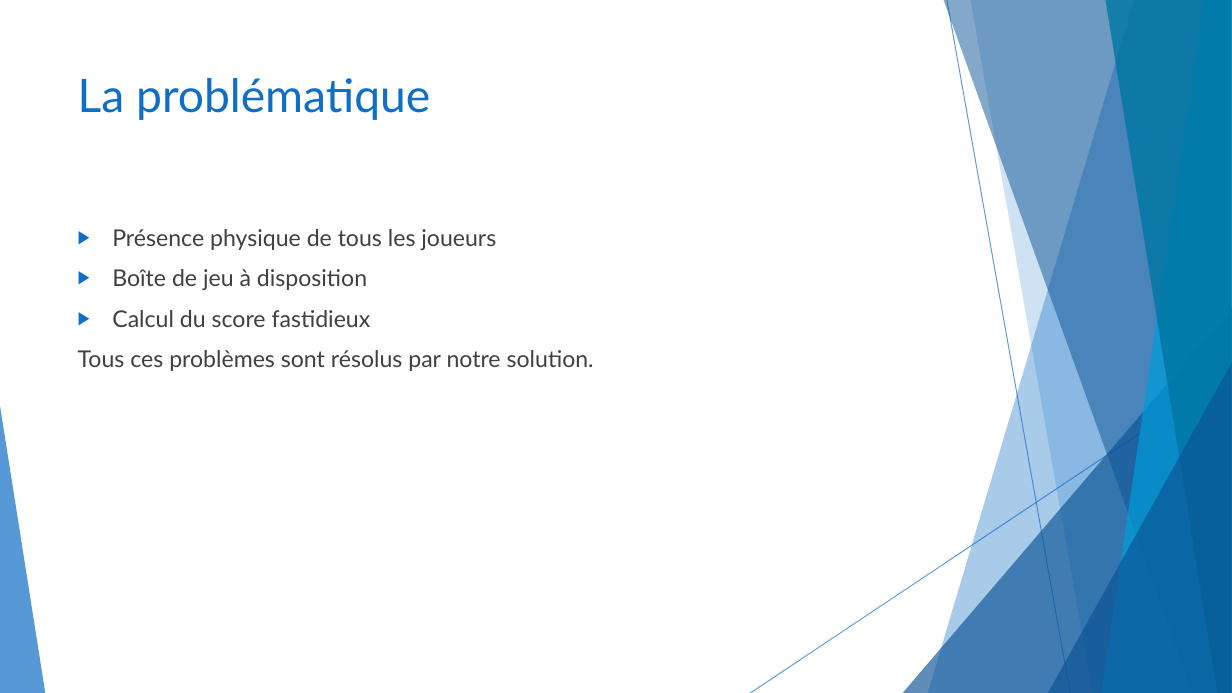
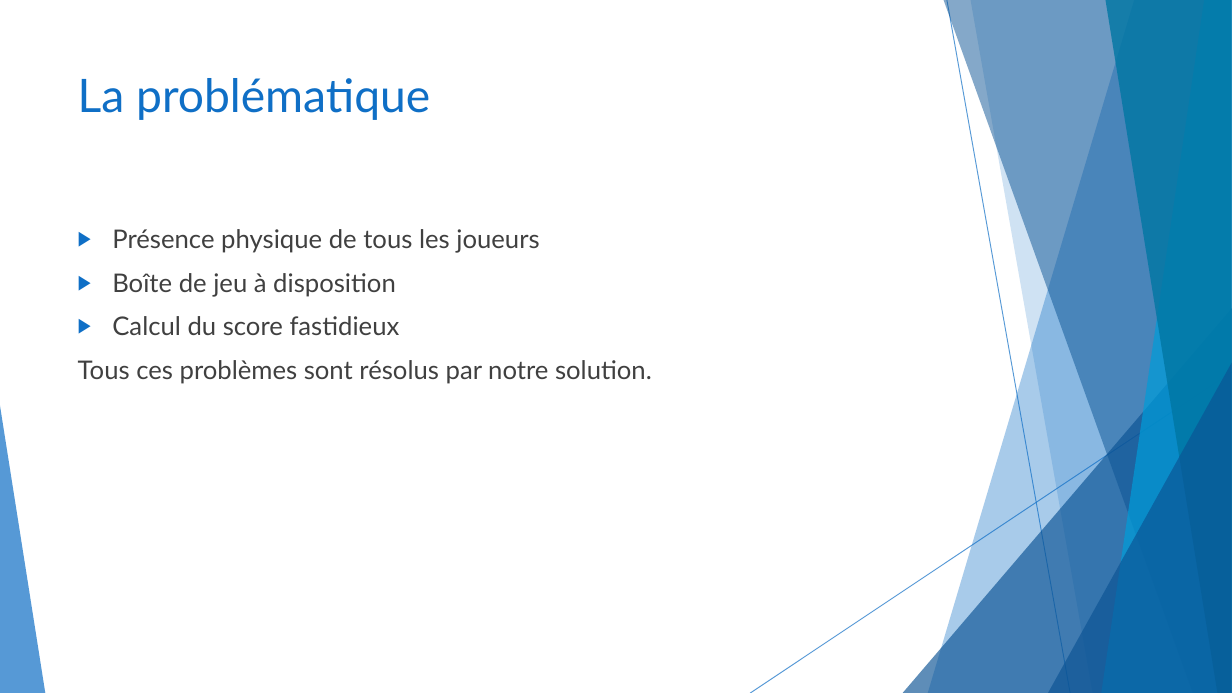
Before and after one commit to CeKonVeu/KingSkullClassicOnline, a slide deck: slide 4 of doc/King Skull Classic Online.pptx. Drawn at 1232x693 pixels with LibreOffice and Linux fonts; fonts in the diff are those of the drawing. Boxes give left, top, right and bottom in pixels: in the first picture for what was removed or moved away, otherwise in the second. Text is boxed around its words. In the diff, an @@ line names an element or a change of style, - is before the commit and + after.

```diff
--- a/doc/King Skull Classic Online.pptx
+++ b/doc/King Skull Classic Online.pptx
@@ text "Présence physique de tous les ..." at (78,229,652,384): size 18 to 20 pt @@
```
Also in this commit, not shown: 8 other slides changed.
